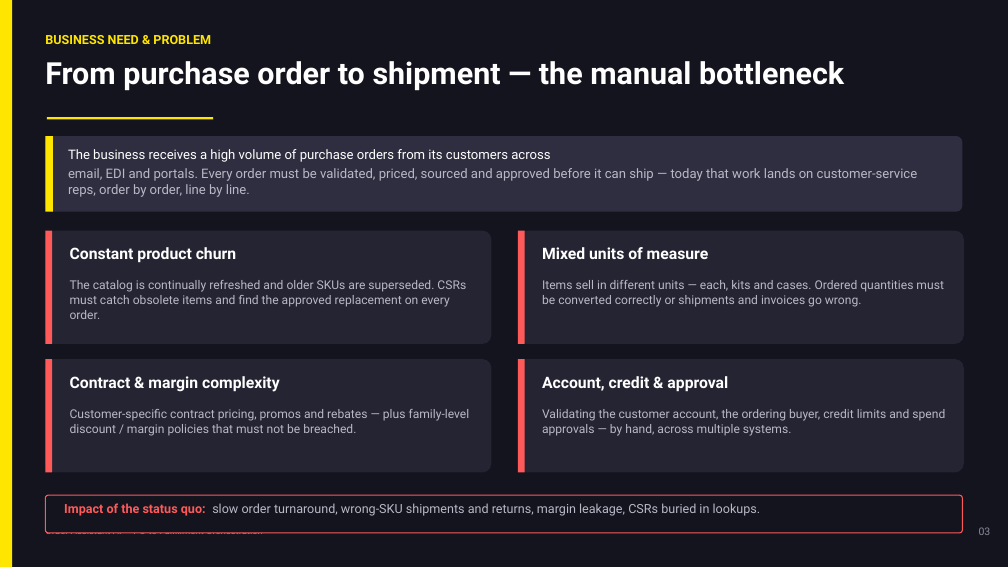
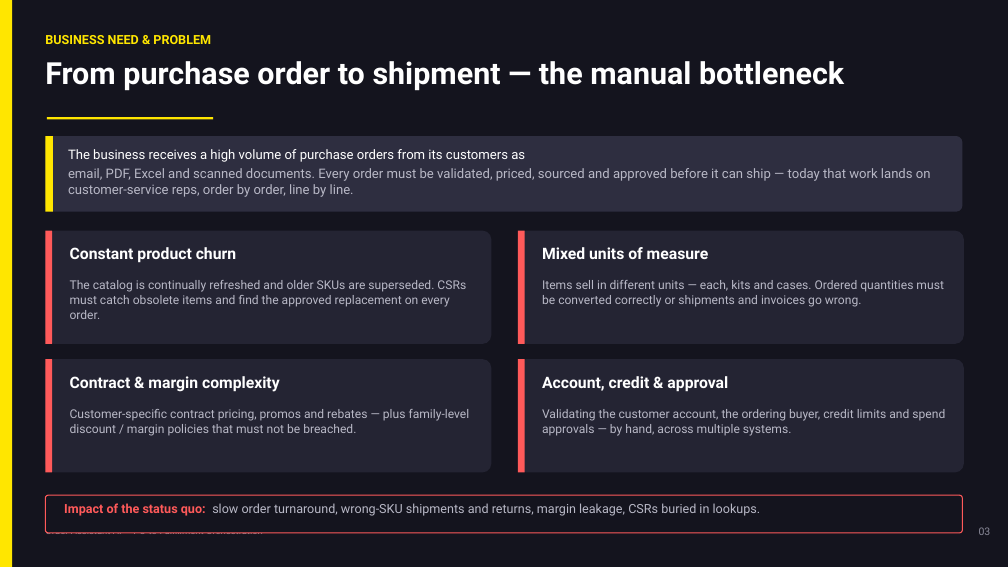
Before and after one commit to sanjayk-ey/pofullfilmentpoc, a slide deck: slide 3 of demo/PO-Fulfillment-Orchestration-Architecture.pptx. Drawn at 1008x567 pixels with LibreOffice and Linux fonts; fonts in the diff are those of the drawing. Boxes give left, top, right and bottom in pixels: in the first picture for what was removed or moved away, otherwise in the second. Text is boxed around its words. In the diff, an @@ line names an element or a change of style, - is before the commit and + after.

```diff
--- a/demo/PO-Fulfillment-Orchestration-Architecture.pptx
+++ b/demo/PO-Fulfillment-Orchestration-Architecture.pptx
@@ text at [68, 149, 931, 197]: text changed @@
-The business receives a high volume of purchase orders from its customers across
-email, EDI and portals. Every order must be validated, priced, sourced and approved before it can ship — today that work lands on customer-service reps, order by order, line by line.
+The business receives a high volume of purchase orders from its customers as
+email, PDF, Excel and scanned documents. Every order must be validated, priced, sourced and approved before it can ship — today that work lands on customer-service reps, order by order, line by line.
```
Also in this commit, not shown: 8 other slides changed, 1 other file.
